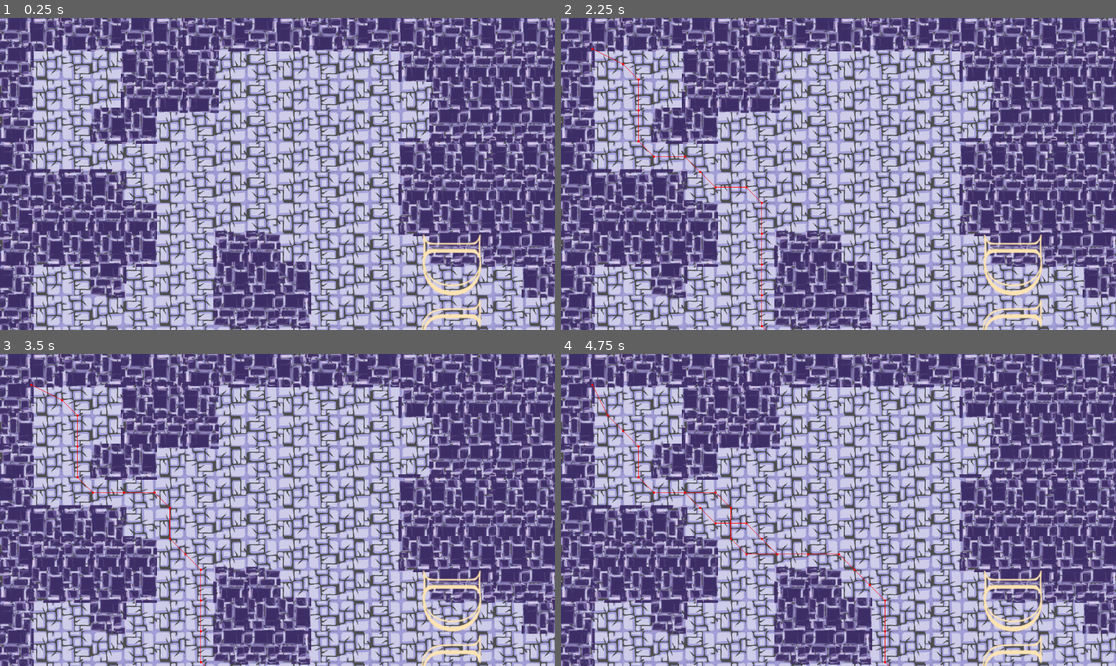
Above: before the commit, frames 1-4 (two rows, left to right).
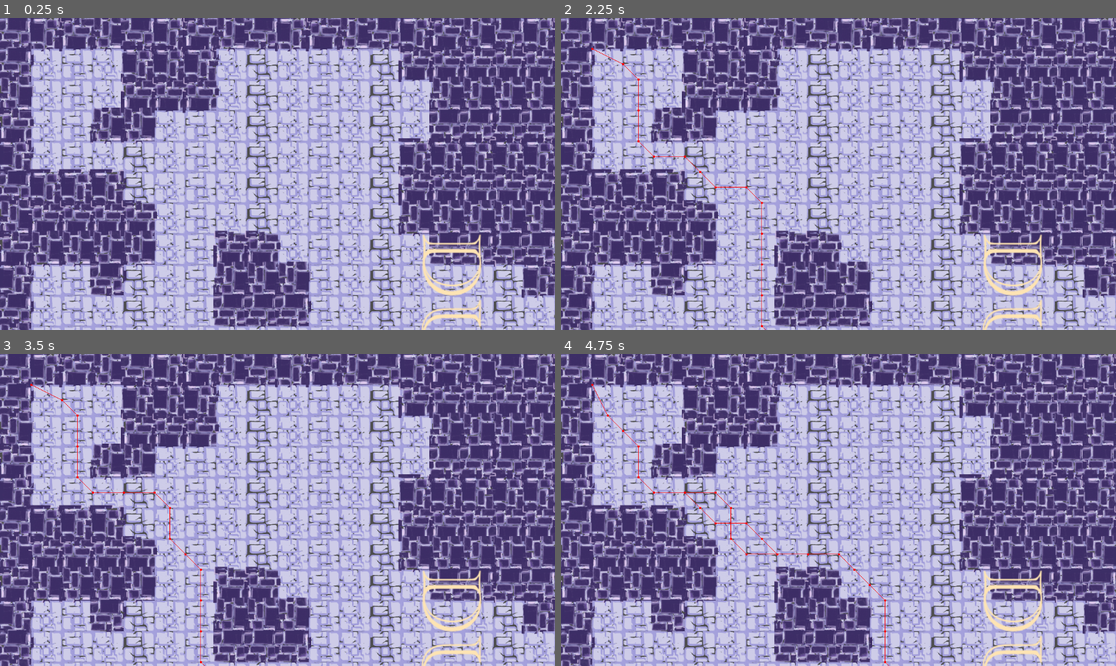
Above: after the commit, the same moments.

Repository: PastelGames/ggj-2026
Game: Godot game, scene res://Scenes/BulletHell/level_01.tscn
The game is run twice, just before and just after one commit, with the same random seed, the same clock (stepped at 60 frames per second) and the same inputs. The project has no main scene, so this scene is started directly.
Inputs (mouse positions are in pixels of both pictures, inside the frame that each line leads up to):
- Up to frame 1 (0.25 s): no input
- Up to frame 2 (2.25 s): tap Enter (ui_accept) at 0.5, 0.77, 1.25, 1.52, 2 s; move the mouse to (960, 158) at 0.52 s; press the mouse at (960, 158) at 0.53 s; hold Right (move_right) 0.53-1.28 s; move the mouse to (727, 189) at 1.27 s; release the mouse at (727, 189) at 1.28 s; hold Down (move_down) 1.28-2.03 s; click (727, 189) at 1.35 s; move the mouse to (894, 105) at 2.02 s; press the mouse at (894, 105) at 2.03 s; hold Right (move_right) from 2.03 s (still down)
- Up to frame 3 (3.5 s): tap Enter (ui_accept) at 2.75, 3.02 s; move the mouse to (249, 572) at 2.77 s; release Right (move_right) at 2.78 s; release the mouse at (249, 572) at 2.78 s; hold Up (move_up) from 2.78 s (still down); click (249, 572) at 2.85 s
- Up to frame 4 (4.75 s): tap Enter (ui_accept) at 3.5, 3.77, 4.25, 4.52 s; move the mouse to (1005, 556) at 3.52 s; release Up (move_up) at 3.53 s; press the mouse at (1005, 556) at 3.53 s; hold Left (move_left) from 3.53 s (still down); move the mouse to (672, 463) at 4.27 s; release the mouse at (672, 463) at 4.28 s; click (672, 463) at 4.35 s

The runs differ from the first frame. In frame 1, 20% of the frame differs, in the area x 0-100%, y 0-100%; in frame 2, 20%; in frame 3, 20%; in frame 4, 20%.

Commit message:
Added success method
Can now win

Diff:
--- a/Scenes/BulletHell/bullet_hell_manager.gd
+++ b/Scenes/BulletHell/bullet_hell_manager.gd
@@ -4,3 +4,9 @@
 func _initialize(buffs: BuffData) -> void:
 	MusicManager.set_bgm_and_play("Dungeon")
 	return
+
+func _on_success() -> void:
+	return
+
+func _on_fail() -> void:
+	return
--- a/Scenes/BulletHell/level_01.tscn
+++ b/Scenes/BulletHell/level_01.tscn
@@ -109,7 +109,10 @@
 sources/21 = SubResource("TileSetAtlasSource_rdg30")
 tile_proxies/coords_level = [[0, Vector2i(0, 1)], [3, Vector2i(0, 1)], [0, Vector2i(0, 2)], [3, Vector2i(0, 2)], [0, Ve …(2067 unchanged characters)…
 
-[node name="Level01" type="Node2D" unique_id=1734630317 groups=["level_manager"]]
+[sub_resource type="RectangleShape2D" id="RectangleShape2D_v5og7"]
+size = Vector2(235, 188)
+
+[node name="Level01" type="Node2D" unique_id=1734630317 groups=["level_manager", "player"]]
 script = ExtResource("1_ns8yt")
 player_scene = ExtResource("2_mm1wh")
 enemy_scene = ExtResource("3_svqvh")
@@ -121,13 +124,12 @@
 
 [node name="WallTiles" type="TileMapLayer" parent="." unique_id=981360872]
 position = Vector2(1, 0)
-tile_map_data = PackedByteArray("AAAAAAAABwAAAAAAAAABAAAABwA …(3215 unchanged characters)… ABAAAAAFBEAB8ABwACAAAAAFBEACAABwADAAAAAFBEACEABwAAAAAAAFBEACIABwABAAAAAFBEACMABwACAAAAAFADAAMABwAAAAAAAFAEAAMABwAAAAAAAFAEAAIABw …(12540 unchanged characters)…
+tile_map_data = PackedByteArray("AAAAAAAABwAAAAAAAAABAAAABwA …(3215 unchanged characters)… ABAAAAAFBEAB8ABwACAAAAAFBEACAABwADAAAAAFADAAMABwAAAAAAAFAEAAMABwAAAAAAAFAEAAIABw …(12540 unchanged characters)…
 tile_set = SubResource("TileSet_k3myp")
 
 [node name="NavigationTiles" type="TileMapLayer" parent="." unique_id=1022107511]
-visible = false
 position = Vector2(1, 0)
-tile_map_data = PackedByteArray("AAAAAAAABwAAAAAAAAABAAAABwA …(3215 unchanged characters)… ABAAAAAFBEAB8ABwACAAAAAFBEACAABwADAAAAAFBEACEABwAAAAAAAFBEACIABwABAAAAAFBEACMABwACAAAAAFADAAMABwAAAAAAAFAEAAMABwAAAAAAAFAEAAIABw …(37484 unchanged characters)…
+tile_map_data = PackedByteArray("AAAAAAAABwAAAAAAAAABAAAABwA …(3215 unchanged characters)… ABAAAAAFBEAB8ABwACAAAAAFBEACAABwADAAAAAFADAAMABwAAAAAAAFAEAAMABwAAAAAAAFAEAAIABw …(37484 unchanged characters)…
 tile_set = SubResource("TileSet_k3myp")
 
 [node name="PlayerSpawn" type="Marker2D" parent="." unique_id=286454880]
@@ -175,3 +177,12 @@
 
 [node name="DifficultyTimer" type="Timer" parent="." unique_id=1235210363]
 wait_time = 30.0
+
+[node name="EndZone" type="Area2D" parent="." unique_id=786556544]
+position = Vector2(4276, 2202)
+collision_layer = 32
+collision_mask = 32
+
+[node name="CollisionShape2D" type="CollisionShape2D" parent="EndZone" unique_id=1281991522]
+position = Vector2(147.5, 3)
+shape = SubResource("RectangleShape2D_v5og7")
--- a/Scenes/BulletHell/player.tscn
+++ b/Scenes/BulletHell/player.tscn
@@ -21,7 +21,7 @@
 
 [sub_resource type="CircleShape2D" id="CircleShape2D_i3pqv"]
 
-[node name="Player" type="CharacterBody2D" unique_id=551747429]
+[node name="Player" type="CharacterBody2D" unique_id=551747429 groups=["player"]]
 collision_mask = 18
 motion_mode = 1
 script = ExtResource("1_onrkg")
--- a/Scripts/level01.gd
+++ b/Scripts/level01.gd
@@ -1,7 +1,7 @@
 extends BulletHellManager
 
-signal game_over
-signal success
+signal on_fail
+signal on_success
 
 @export var player_scene: PackedScene
 @export var enemy_scene: PackedScene
@@ -19,6 +19,7 @@
 @onready var bullets_player: Node2D = $BulletContainer_Player
 @onready var bullets_enemy: Node2D = $BulletContainer_Enemy
 @onready var enemies: Node2D = $EnemyContainer
+@onready var end_zone: Area2D = $EndZone
 
 func _physics_process(delta: float) -> void:
 	if player:
@@ -36,6 +37,7 @@
 	$DifficultyTimer.timeout.connect(_difficulty_increase)
 	$DifficultyTimer.start(10)
 	_spawn_fixed()
+	end_zone.area_entered.connect(_end_zone_entered)
 
 func _spawn_player(buffs: BuffData) -> void:
 	var p := player_scene.instantiate()
@@ -59,11 +61,9 @@
 
 func _on_player_died() -> void:
 	if player_lives < 1:
-		emit_signal("game_over")
+		_on_fail()
 	player_lives -= 1
 
-func _on_success() -> void:
-	emit_signal("success")
 
 func _process(delta: float) -> void:
 	if Input.is_action_pressed("pause"):
@@ -80,3 +80,8 @@
 	enemies.add_child(e)
 	var s = $EnemySpawn/FixedSpawn
 	e.global_position = s.global_position
+
+func _end_zone_entered(area: Area2D) -> void:
+	var parent := area.get_parent()
+	if parent and parent.is_in_group("player"):
+		_on_success()
--- a/project.godot
+++ b/project.godot
@@ -37,6 +37,7 @@
 enemy_bullets=""
 player_bullets=""
 level_manager=""
+player=""
 
 [input]
 
